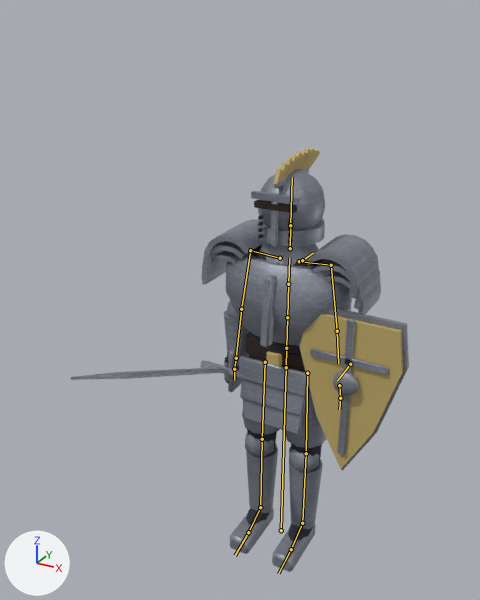
The glTF model godot/assets/combat/characters/knight/knight.glb: old version first, new version second.
The view is the same before and after, from a 50 mm camera at (1.13, -2.51, 2.54) aimed at (-0.09, -0.3, 1.43). Arrows for +X, +Y and +Z are at lower left; the lights stay in place. The older version comes first. The bones that change, and the others that lie on the model, are drawn over the model as lines.

In view in the first picture: 'Knight_Body', 'Knight_Shield', 'Knight_Sword'.
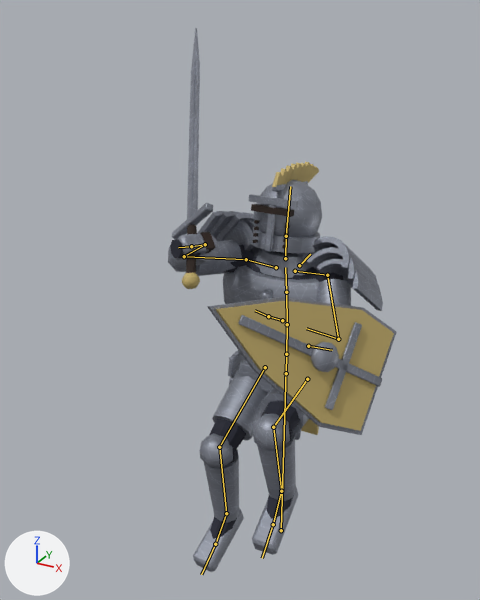
The newer file adds an action. The first version stands in its rest pose; the second is drawn at frame 12 of the action 'ladder_idle'.

Where the change shows, as pixel boxes [x1, y1, x2, y2] in the pictures (480 x 600 px):
```json
{"object": "Knight_Body", "change": "posed", "before": [201, 148, 381, 572], "after": [168, 162, 383, 572], "on screen": "19% wider"}
{"object": "Knight_Shield", "change": "posed", "before": [299, 308, 409, 471], "after": [207, 297, 396, 435], "on screen": "71% wider, 15% shorter"}
{"object": "Knight_Sword", "change": "posed", "before": [71, 360, 239, 380], "after": [172, 28, 213, 289]}
{"bone": "Hips", "before": "(286, 367) to (286, 348)", "after": "(286, 373) to (286, 354)"}
{"bone": "Spine", "before": "(286, 348) to (287, 317)", "after": "(286, 354) to (287, 324)"}
{"bone": "Chest", "before": "(287, 317) to (288, 284)", "after": "(287, 324) to (286, 292)"}
{"bone": "UpperChest", "before": "(288, 284) to (289, 258)", "after": "(286, 292) to (285, 267)"}
{"bone": "Neck", "before": "(290, 248) to (290, 225)", "after": "(285, 258) to (286, 236)"}
{"bone": "Head", "before": "(290, 225) to (292, 177)", "after": "(286, 236) to (290, 186)"}
{"bone": "LeftUpperArm", "before": "(331, 265) to (337, 331)", "after": "(327, 275) to (338, 339)"}
{"bone": "LeftLowerArm", "before": "(337, 331) to (338, 363)", "after": "(338, 339) to (306, 328)"}
{"bone": "RightUpperArm", "before": "(250, 250) to (241, 309)", "after": "(246, 259) to (184, 256)"}
{"bone": "RightLowerArm", "before": "(241, 309) to (236, 358)", "after": "(184, 256) to (205, 244)"}
{"bone": "RightHand", "before": "(236, 358) to (234, 369)", "after": "(205, 244) to (191, 246)"}
{"bone": "LeftUpperLeg", "before": "(307, 373) to (306, 453)", "after": "(307, 379) to (273, 427)"}
{"bone": "LeftLowerLeg", "before": "(306, 453) to (302, 523)", "after": "(273, 427) to (281, 491)"}
{"bone": "LeftFoot", "before": "(302, 523) to (291, 549)", "after": "(281, 491) to (273, 524)"}
{"bone": "RightUpperLeg", "before": "(265, 362) to (262, 439)", "after": "(265, 367) to (219, 447)"}
{"bone": "RightLowerLeg", "before": "(262, 439) to (260, 507)", "after": "(219, 447) to (226, 513)"}
{"bone": "RightFoot", "before": "(260, 507) to (248, 532)", "after": "(226, 513) to (215, 544)"}
```

The change, as JSON lines over the scene's bpy script:
```json
{"block": "bone_hips", "where": "bone_hips = bpy.data.objects['Knight'].pose.bones['Hips']  # child of 'Root'"}
{"op": "set", "path": "bone_hips.location", "old": "(0.0, 0.0, 0.0)", "new": "(0.0, -0.031, 0.0)"}
{"block": "bone_spine", "where": "bone_spine = bpy.data.objects['Knight'].pose.bones['Spine']  # child of 'Hips'"}
{"op": "set", "path": "bone_spine.rotation_quaternion", "old": "(1.0, 0.0, 0.0, 0.0)", "new": "(1.0, 0.02, 0.0, 0.0)", "note": "degrees (0, 0, 0) -> degrees (2, 0, 0)"}
{"block": "bone_chest", "where": "bone_chest = bpy.data.objects['Knight'].pose.bones['Chest']  # child of 'Spine'"}
{"op": "set", "path": "bone_chest.rotation_quaternion", "old": "(1.0, 0.0, 0.0, 0.0)", "new": "(1.0, 0.024, 0.0, 0.0)", "note": "degrees (0, 0, 0) -> degrees (3, 0, 0)"}
{"block": "bone_upperchest", "where": "bone_upperchest = bpy.data.objects['Knight'].pose.bones['UpperChest']  # child of 'Chest'"}
{"op": "set", "path": "bone_upperchest.rotation_quaternion", "old": "(1.0, 0.0, 0.0, 0.0)", "new": "(1.0, 0.024, 0.0, 0.0)", "note": "degrees (0, 0, 0) -> degrees (3, 0, 0)"}
{"block": "bone_neck", "where": "bone_neck = bpy.data.objects['Knight'].pose.bones['Neck']  # child of 'UpperChest'"}
{"op": "set", "path": "bone_neck.rotation_quaternion", "old": "(1.0, 0.0, 0.0, 0.0)", "new": "(0.998, -0.059, -0.002, 0.0)", "note": "degrees (0, 0, 0) -> degrees (-7, 0, 0)"}
{"block": "bone_head", "where": "bone_head = bpy.data.objects['Knight'].pose.bones['Head']  # child of 'Neck'"}
{"op": "set", "path": "bone_head.rotation_quaternion", "old": "(1.0, 0.0, 0.0, 0.0)", "new": "(0.996, -0.088, -0.003, 0.0)", "note": "degrees (0, 0, 0) -> degrees (-10, 0, 0)"}
{"block": "bone_leftupperarm", "where": "bone_leftupperarm = bpy.data.objects['Knight'].pose.bones['LeftUpperArm']  # child of 'LeftShoulder'"}
{"op": "set", "path": "bone_leftupperarm.rotation_quaternion", "old": "(1.0, 0.0, 0.0, 0.0)", "new": "(0.878, -0.394, -0.023, -0.27)", "note": "degrees (0, 0, 0) -> degrees (-45, -15, -28)"}
{"block": "bone_leftlowerarm", "where": "bone_leftlowerarm = bpy.data.objects['Knight'].pose.bones['LeftLowerArm']  # child of 'LeftUpperArm'"}
{"op": "set", "path": "bone_leftlowerarm.rotation_quaternion", "old": "(1.0, 0.0, 0.0, 0.0)", "new": "(0.461, -0.305, -0.504, 0.664)", "note": "degrees (0, 0, 0) -> degrees (-72, -3, 113)"}
{"block": "bone_rightupperarm", "where": "bone_rightupperarm = bpy.data.objects['Knight'].pose.bones['RightUpperArm']  # child of 'RightShoulder'"}
{"op": "set", "path": "bone_rightupperarm.rotation_quaternion", "old": "(1.0, 0.0, 0.0, 0.0)", "new": "(0.619, -0.572, 0.036, 0.537)", "note": "degrees (0, 0, 0) -> degrees (-63, 41, 56)"}
{"block": "bone_rightlowerarm", "where": "bone_rightlowerarm = bpy.data.objects['Knight'].pose.bones['RightLowerArm']  # child of 'RightUpperArm'"}
{"op": "set", "path": "bone_rightlowerarm.rotation_quaternion", "old": "(1.0, 0.0, 0.0, 0.0)", "new": "(0.752, -0.641, 0.0, -0.151)", "note": "degrees (0, 0, 0) -> degrees (-80, -11, -13)"}
{"block": "bone_righthand", "where": "bone_righthand = bpy.data.objects['Knight'].pose.bones['RightHand']  # child of 'RightLowerArm'"}
{"op": "set", "path": "bone_righthand.rotation_quaternion", "old": "(1.0, 0.0, 0.0, 0.0)", "new": "(0.542, 0.412, 0.566, 0.464)", "note": "degrees (0, 0, 0) -> degrees (89, 13, 94)"}
{"block": "bone_leftupperleg", "where": "bone_leftupperleg = bpy.data.objects['Knight'].pose.bones['LeftUpperLeg']  # child of 'Hips'"}
{"op": "set", "path": "bone_leftupperleg.rotation_quaternion", "old": "(1.0, 0.0, 0.0, 0.0)", "new": "(-0.695, 0.717, 0.044, 0.043)", "note": "degrees (0, 0, 0) -> degrees (-92, -7, 0)"}
{"block": "bone_leftlowerleg", "where": "bone_leftlowerleg = bpy.data.objects['Knight'].pose.bones['LeftLowerLeg']  # child of 'LeftUpperLeg'"}
{"op": "set", "path": "bone_leftlowerleg.rotation_quaternion", "old": "(1.0, 0.0, 0.0, 0.0)", "new": "(0.586, 0.81, 0.0, 0.0)", "note": "degrees (0, 0, 0) -> degrees (108, 0, 0)"}
{"block": "bone_leftfoot", "where": "bone_leftfoot = bpy.data.objects['Knight'].pose.bones['LeftFoot']  # child of 'LeftLowerLeg'"}
{"op": "set", "path": "bone_leftfoot.rotation_quaternion", "old": "(1.0, 0.0, 0.0, 0.0)", "new": "(0.998, 0.067, 0.0, 0.0)", "note": "degrees (0, 0, 0) -> degrees (8, 0, 0)"}
{"block": "bone_rightupperleg", "where": "bone_rightupperleg = bpy.data.objects['Knight'].pose.bones['RightUpperLeg']  # child of 'Hips'"}
{"op": "set", "path": "bone_rightupperleg.rotation_quaternion", "old": "(1.0, 0.0, 0.0, 0.0)", "new": "(-0.865, 0.5, -0.022, -0.029)", "note": "degrees (0, 0, 0) -> degrees (-60, 4, 2)"}
{"block": "bone_rightlowerleg", "where": "bone_rightlowerleg = bpy.data.objects['Knight'].pose.bones['RightLowerLeg']  # child of 'RightUpperLeg'"}
{"op": "set", "path": "bone_rightlowerleg.rotation_quaternion", "old": "(1.0, 0.0, 0.0, 0.0)", "new": "(0.826, 0.564, 0.0, 0.0)", "note": "degrees (0, 0, 0) -> degrees (69, 0, 0)"}
{"block": "bone_rightfoot", "where": "bone_rightfoot = bpy.data.objects['Knight'].pose.bones['RightFoot']  # child of 'RightLowerLeg'"}
{"op": "set", "path": "bone_rightfoot.rotation_quaternion", "old": "(1.0, 0.0, 0.0, 0.0)", "new": "(0.991, 0.134, 0.0, 0.0)", "note": "degrees (0, 0, 0) -> degrees (15, 0, 0)"}
```
